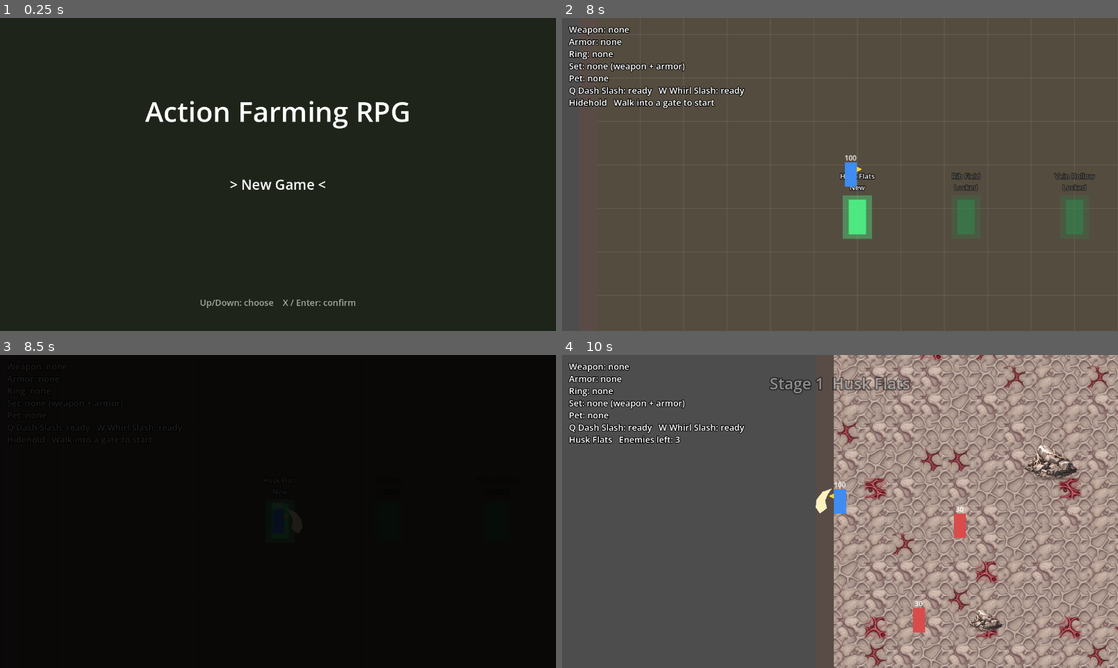
Above: before the commit, frames 1-4 (two rows, left to right).
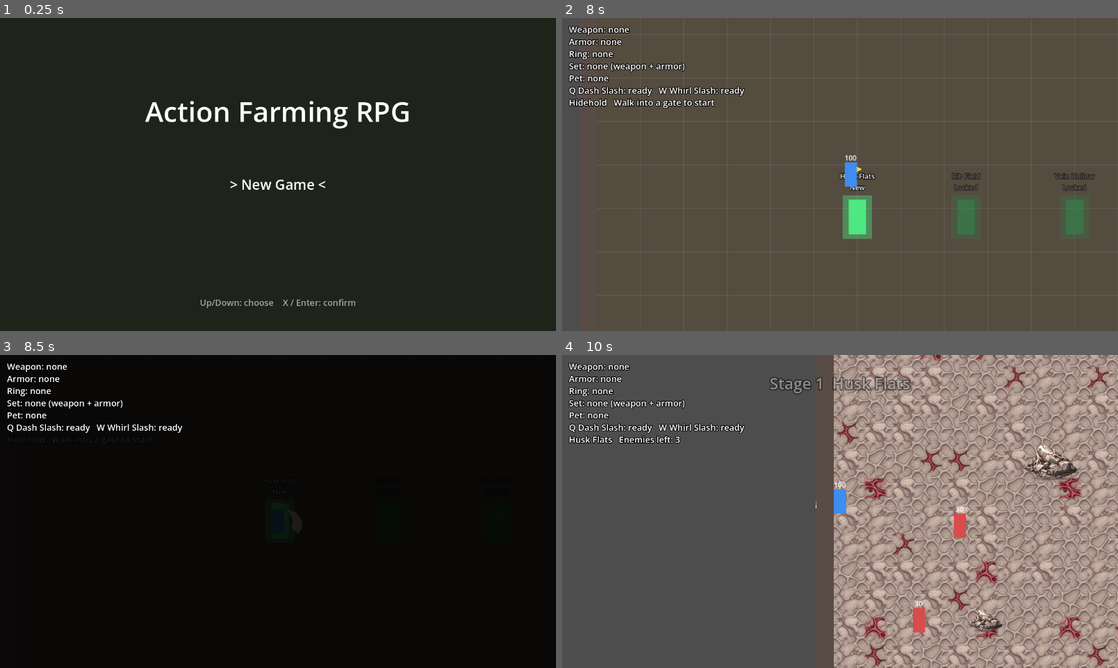
Above: after the commit, the same moments.

Repository: knc219-a11y/second-game
Game: Godot game, scene res://scenes/title.tscn
Two runs of this game, one before a commit and one after it. Both use one fixed random seed, a clock stepped at 60 frames per second and the inputs below.
Inputs:
- Up to frame 1 (0.25 s): no input
- Up to frame 2 (8 s): tap Enter (ui_accept) at 0.5, 0.77, 1.52, 3.02, 3.77, 4.52, 6.02, 6.77, 7.52 s; hold Right (move_right) 0.53-1.28 s; hold X (attack) 0.53-1.28 s; hold Down (move_down) 1.28-2.03 s; tap Space (roll) every 1.5 s from 1.35 to 7.35 s; hold Right (move_right) 2.03-2.78 s; hold X (attack) 2.03-2.78 s; hold Up (move_up) 2.78-3.53 s; hold X (attack) 3.53-4.28 s; hold Left (move_left) 3.53-5.03 s; hold Down (move_down) 5.03-5.78 s; hold X (attack) 5.03-5.78 s; hold Right (move_right) 5.78-6.53 s; hold Up (move_up) 6.53-7.28 s; hold X (attack) 6.53-7.28 s; hold Right (move_right) from 7.28 s (still down)
- Up to frame 3 (8.5 s): release Right (move_right) at 8.03 s; hold Down (move_down) from 8.03 s (still down); hold X (attack) from 8.03 s (still down)
- Up to frame 4 (10 s): release Down (move_down) at 8.78 s; release X (attack) at 8.78 s; hold Left (move_left) 8.78-9.53 s; tap Space (roll) at 8.85 s; tap Enter (ui_accept) at 9.02, 9.77 s; hold Up (move_up) from 9.53 s (still down); hold X (attack) from 9.53 s (still down)

Frames 1-2 are identical in both runs. In frame 3, 0.9% of the frame differs, in the area x 1-33%, y 2-25%; in frame 4, 0.1%.

Commit message:
Y-sort World: Player, pet, enemies and props draw back to front by y
test_map.tscn gets a y-sorted World node holding Obstacles, Player and
Enemies (both y-sorted too), so things standing north of a rock or pillar
draw behind it and things south draw in front. Pet z_index 1 -> 0 so it
sorts with the rest. Town gates and chests stay below World; the bone
arch keeps its top/bottom split. Drops and shots now live in World, so
the stage-change and return-to-town cleanup look there.

Co-Authored-By: Claude Opus 5.5 (1M context) <noreply@anthropic.com>
Claude-Session: https://claude.ai/code/session_01BN69vopbX1GiBS8DLhuSEu

Diff:
--- a/scenes/pet.tscn
+++ b/scenes/pet.tscn
@@ -3,7 +3,6 @@
 [ext_resource type="Script" path="res://scripts/pet.gd" id="1"]
 
 [node name="Pet" type="Node2D"]
-z_index = 1
 script = ExtResource("1")
 
 [node name="AllyMark" type="Polygon2D" parent="."]
--- a/scenes/test_map.tscn
+++ b/scenes/test_map.tscn
@@ -158,88 +158,6 @@
 width = 2.0
 default_color = Color(1, 1, 1, 0.08)
 
-[node name="Obstacles" type="Node2D" parent="."]
-
-[node name="WallTop" type="StaticBody2D" parent="Obstacles"]
-position = Vector2(800.0, -20)
-
-[node name="CollisionShape2D" type="CollisionShape2D" parent="Obstacles/WallTop"]
-shape = SubResource("Shape_WallTop")
-
-[node name="Visual" type="Polygon2D" parent="Obstacles/WallTop"]
-color = Color(0.35, 0.3, 0.28, 1)
-polygon = PackedVector2Array(-840.0, -20.0, 840.0, -20.0, 840.0, 20.0, -840.0, 20.0)
-
-[node name="WallBottom" type="StaticBody2D" parent="Obstacles"]
-position = Vector2(800.0, 920)
-
-[node name="CollisionShape2D" type="CollisionShape2D" parent="Obstacles/WallBottom"]
-shape = SubResource("Shape_WallBottom")
-
-[node name="Visual" type="Polygon2D" parent="Obstacles/WallBottom"]
-color = Color(0.35, 0.3, 0.28, 1)
-polygon = PackedVector2Array(-840.0, -20.0, 840.0, -20.0, 840.0, 20.0, -840.0, 20.0)
-
-[node name="WallLeft" type="StaticBody2D" parent="Obstacles"]
-position = Vector2(-20, 450.0)
-
-[node name="CollisionShape2D" type="CollisionShape2D" parent="Obstacles/WallLeft"]
-shape = SubResource("Shape_WallLeft")
-
-[node name="Visual" type="Polygon2D" parent="Obstacles/WallLeft"]
-color = Color(0.35, 0.3, 0.28, 1)
-polygon = PackedVector2Array(-20.0, -450.0, 20.0, -450.0, 20.0, 450.0, -20.0, 450.0)
-
-[node name="WallRight" type="StaticBody2D" parent="Obstacles"]
-position = Vector2(1620, 450.0)
-
-[node name="CollisionShape2D" type="CollisionShape2D" parent="Obstacles/WallRight"]
-shape = SubResource("Shape_WallRight")
-
-[node name="Visual" type="Polygon2D" parent="Obstacles/WallRight"]
-color = Color(0.35, 0.3, 0.28, 1)
-polygon = PackedVector2Array(-20.0, -450.0, 20.0, -450.0, 20.0, 450.0, -20.0, 450.0)
-
-[node name="Rock1" type="StaticBody2D" parent="Obstacles"]
-position = Vector2(500, 300)
-
-[node name="CollisionShape2D" type="CollisionShape2D" parent="Obstacles/Rock1"]
-shape = SubResource("Shape_Rock1")
-
-[node name="Visual" type="Polygon2D" parent="Obstacles/Rock1"]
-color = Color(0.5, 0.45, 0.4, 1)
-polygon = PackedVector2Array(-60.0, -30.0, 60.0, -30.0, 60.0, 30.0, -60.0, 30.0)
-
-[node name="Rock2" type="StaticBody2D" parent="Obstacles"]
-position = Vector2(1000, 550)
-
-[node name="CollisionShape2D" type="CollisionShape2D" parent="Obstacles/Rock2"]
-shape = SubResource("Shape_Rock2")
-
-[node name="Visual" type="Polygon2D" parent="Obstacles/Rock2"]
-color = Color(0.5, 0.45, 0.4, 1)
-polygon = PackedVector2Array(-40.0, -80.0, 40.0, -80.0, 40.0, 80.0, -40.0, 80.0)
-
-[node name="Rock3" type="StaticBody2D" parent="Obstacles"]
-position = Vector2(1250, 250)
-
-[node name="CollisionShape2D" type="CollisionShape2D" parent="Obstacles/Rock3"]
-shape = SubResource("Shape_Rock3")
-
-[node name="Visual" type="Polygon2D" parent="Obstacles/Rock3"]
-color = Color(0.5, 0.45, 0.4, 1)
-polygon = PackedVector2Array(-100.0, -20.0, 100.0, -20.0, 100.0, 20.0, -100.0, 20.0)
-
-[node name="Rock4" type="StaticBody2D" parent="Obstacles"]
-position = Vector2(350, 650)
-
-[node name="CollisionShape2D" type="CollisionShape2D" parent="Obstacles/Rock4"]
-shape = SubResource("Shape_Rock4")
-
-[node name="Visual" type="Polygon2D" parent="Obstacles/Rock4"]
-color = Color(0.5, 0.45, 0.4, 1)
-polygon = PackedVector2Array(-30.0, -30.0, 30.0, -30.0, 30.0, 30.0, -30.0, 30.0)
-
 [node name="ExitGate" type="Node2D" parent="."]
 visible = false
 position = Vector2(1545, 450)
@@ -262,18 +180,105 @@
 theme_override_colors/font_outline_color = Color(0, 0, 0, 1)
 text = "HIDEHOLD"
 
-[node name="Player" parent="." instance=ExtResource("1")]
+[node name="World" type="Node2D" parent="."]
+y_sort_enabled = true
+
+[node name="Obstacles" type="Node2D" parent="World"]
+y_sort_enabled = true
+
+[node name="WallTop" type="StaticBody2D" parent="World/Obstacles"]
+position = Vector2(800.0, -20)
+
+[node name="CollisionShape2D" type="CollisionShape2D" parent="World/Obstacles/WallTop"]
+shape = SubResource("Shape_WallTop")
+
+[node name="Visual" type="Polygon2D" parent="World/Obstacles/WallTop"]
+color = Color(0.35, 0.3, 0.28, 1)
+polygon = PackedVector2Array(-840.0, -20.0, 840.0, -20.0, 840.0, 20.0, -840.0, 20.0)
+
+[node name="WallBottom" type="StaticBody2D" parent="World/Obstacles"]
+position = Vector2(800.0, 920)
+
+[node name="CollisionShape2D" type="CollisionShape2D" parent="World/Obstacles/WallBottom"]
+shape = SubResource("Shape_WallBottom")
+
+[node name="Visual" type="Polygon2D" parent="World/Obstacles/WallBottom"]
+color = Color(0.35, 0.3, 0.28, 1)
+polygon = PackedVector2Array(-840.0, -20.0, 840.0, -20.0, 840.0, 20.0, -840.0, 20.0)
+
+[node name="WallLeft" type="StaticBody2D" parent="World/Obstacles"]
+position = Vector2(-20, 450.0)
+
+[node name="CollisionShape2D" type="CollisionShape2D" parent="World/Obstacles/WallLeft"]
+shape = SubResource("Shape_WallLeft")
+
+[node name="Visual" type="Polygon2D" parent="World/Obstacles/WallLeft"]
+color = Color(0.35, 0.3, 0.28, 1)
+polygon = PackedVector2Array(-20.0, -450.0, 20.0, -450.0, 20.0, 450.0, -20.0, 450.0)
+
+[node name="WallRight" type="StaticBody2D" parent="World/Obstacles"]
+position = Vector2(1620, 450.0)
+
+[node name="CollisionShape2D" type="CollisionShape2D" parent="World/Obstacles/WallRight"]
+shape = SubResource("Shape_WallRight")
+
+[node name="Visual" type="Polygon2D" parent="World/Obstacles/WallRight"]
+color = Color(0.35, 0.3, 0.28, 1)
+polygon = PackedVector2Array(-20.0, -450.0, 20.0, -450.0, 20.0, 450.0, -20.0, 450.0)
+
+[node name="Rock1" type="StaticBody2D" parent="World/Obstacles"]
+position = Vector2(500, 300)
+
+[node name="CollisionShape2D" type="CollisionShape2D" parent="World/Obstacles/Rock1"]
+shape = SubResource("Shape_Rock1")
+
+[node name="Visual" type="Polygon2D" parent="World/Obstacles/Rock1"]
+color = Color(0.5, 0.45, 0.4, 1)
+polygon = PackedVector2Array(-60.0, -30.0, 60.0, -30.0, 60.0, 30.0, -60.0, 30.0)
+
+[node name="Rock2" type="StaticBody2D" parent="World/Obstacles"]
+position = Vector2(1000, 550)
+
+[node name="CollisionShape2D" type="CollisionShape2D" parent="World/Obstacles/Rock2"]
+shape = SubResource("Shape_Rock2")
+
+[node name="Visual" type="Polygon2D" parent="World/Obstacles/Rock2"]
+color = Color(0.5, 0.45, 0.4, 1)
+polygon = PackedVector2Array(-40.0, -80.0, 40.0, -80.0, 40.0, 80.0, -40.0, 80.0)
+
+[node name="Rock3" type="StaticBody2D" parent="World/Obstacles"]
+position = Vector2(1250, 250)
+
+[node name="CollisionShape2D" type="CollisionShape2D" parent="World/Obstacles/Rock3"]
+shape = SubResource("Shape_Rock3")
+
+[node name="Visual" type="Polygon2D" parent="World/Obstacles/Rock3"]
+color = Color(0.5, 0.45, 0.4, 1)
+polygon = PackedVector2Array(-100.0, -20.0, 100.0, -20.0, 100.0, 20.0, -100.0, 20.0)
+
+[node name="Rock4" type="StaticBody2D" parent="World/Obstacles"]
+position = Vector2(350, 650)
+
+[node name="CollisionShape2D" type="CollisionShape2D" parent="World/Obstacles/Rock4"]
+shape = SubResource("Shape_Rock4")
+
+[node name="Visual" type="Polygon2D" parent="World/Obstacles/Rock4"]
+color = Color(0.5, 0.45, 0.4, 1)
+polygon = PackedVector2Array(-30.0, -30.0, 30.0, -30.0, 30.0, 30.0, -30.0, 30.0)
+
+[node name="Player" parent="World" instance=ExtResource("1")]
 position = Vector2(200, 450)
 
-[node name="Enemies" type="Node2D" parent="."]
-
-[node name="Enemy1" parent="Enemies" instance=ExtResource("2")]
+[node name="Enemies" type="Node2D" parent="World"]
+y_sort_enabled = true
+
+[node name="Enemy1" parent="World/Enemies" instance=ExtResource("2")]
 position = Vector2(420, 450)
 
-[node name="Enemy2" parent="Enemies" instance=ExtResource("2")]
+[node name="Enemy2" parent="World/Enemies" instance=ExtResource("2")]
 position = Vector2(290, 660)
 
-[node name="Enemy3" parent="Enemies" instance=ExtResource("2")]
+[node name="Enemy3" parent="World/Enemies" instance=ExtResource("2")]
 position = Vector2(750, 450)
 
 [node name="Hud" type="CanvasLayer" parent="."]
--- a/scripts/player.gd
+++ b/scripts/player.gd
@@ -855,8 +855,7 @@
 	pet.bite_cooldown = pet_bite_cooldown[kind - 1]
 	pet.bite_pop = pet_bite_pop[kind - 1]
 	pet.spits = kind == 3
-	# Beside the Player in the scene; pet.tscn's z_index draws it on top so the
-	# bite dash is not hidden behind the Player or the enemy it bites.
+	# Beside the Player in the y-sorted World, so it draws by its y like the rest.
 	get_parent().add_child(pet)
 	print("Picked up pet %s" % pet_names[kind - 1])
 	pet_label.text = "Pet: %s (%s, %s %d every %.1fs)" % [pet_names[kind - 1], pet_passive_text[kind - 1], "spits" if pet.spits else "bites", pet.bite_damage, pet.bite_cooldown]
--- a/scripts/test_map.gd
+++ b/scripts/test_map.gd
@@ -175,13 +175,15 @@
 var base_keep_alive: int = 3
 var kills: int = 0
 
-@onready var enemies: Node2D = $Enemies
-@onready var player: Node2D = $Player
+@onready var enemies: Node2D = $World/Enemies
+@onready var player: Node2D = $World/Player
 @onready var kill_label: Label = $Hud/KillLabel
 @onready var stage_banner: Label = $Hud/StageBanner
 @onready var fade: ColorRect = $Hud/Fade
 @onready var exit_gate: Node2D = $ExitGate
-@onready var obstacles: Node2D = $Obstacles
+@onready var obstacles: Node2D = $World/Obstacles
+# Y-sorted: rocks, Player, pet, enemies and their drops draw back to front by y.
+@onready var world: Node2D = $World
 @onready var floor_poly: Polygon2D = $Floor
 @onready var ground: TileMapLayer = $Ground
 @onready var grid: Node2D = $Grid
@@ -201,7 +203,7 @@
 	_update_kill_label()
 
 
-# The town gates are copies of the exit gate, kept under the Player in draw order.
+# The town gates are copies of the exit gate, kept under the World in draw order.
 func _build_hub_gates() -> void:
 	for i in HUB_GATES.size():
 		var gate := exit_gate.duplicate() as Node2D
@@ -212,7 +214,7 @@
 		label.offset_right = 60.0
 		label.offset_top = -126.0
 		add_child(gate)
-		move_child(gate, player.get_index())
+		move_child(gate, world.get_index())
 		hub_gates.append(gate)
 
 
@@ -463,7 +465,7 @@
 		chest.position = exit_position + Vector2(chest_offset_x, y)
 		chest.opened.connect(_on_chest_opened)
 		add_child(chest)
-		move_child(chest, player.get_index())
+		move_child(chest, world.get_index())
 	print("Chests: %s%s" % [str(contents), " (special)" if special else ""])
 
 
@@ -506,7 +508,8 @@
 	var tween := create_tween()
 	tween.tween_property(fade, "color:a", 1.0, fade_time)
 	await tween.finished
-	for child in get_children():
+	# Enemy drops sit in the World; chests (and what they give) under the map.
+	for child in get_children() + world.get_children():
 		if child.get_script() == LOOT_SCRIPT or child.get_script() == CHEST_SCRIPT:
 			child.queue_free()
 	player.position = player_start
@@ -539,7 +542,7 @@
 	keep_alive = base_keep_alive
 	for e in enemies.get_children():
 		e.queue_free()
-	for child in get_children():
+	for child in world.get_children():
 		if child.get_script() == SHOT_SCRIPT:
 			child.queue_free()
 	print("Return to town")
